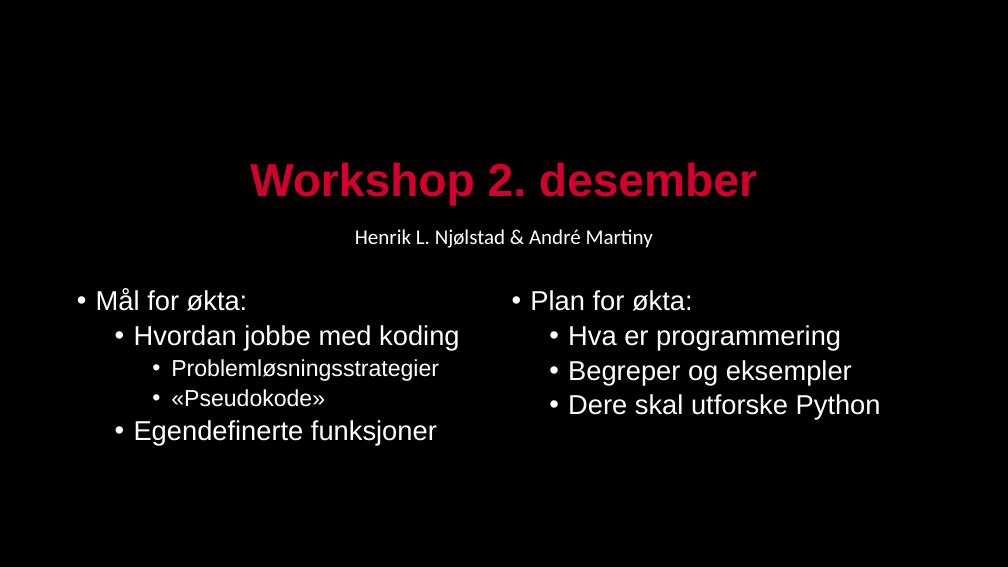
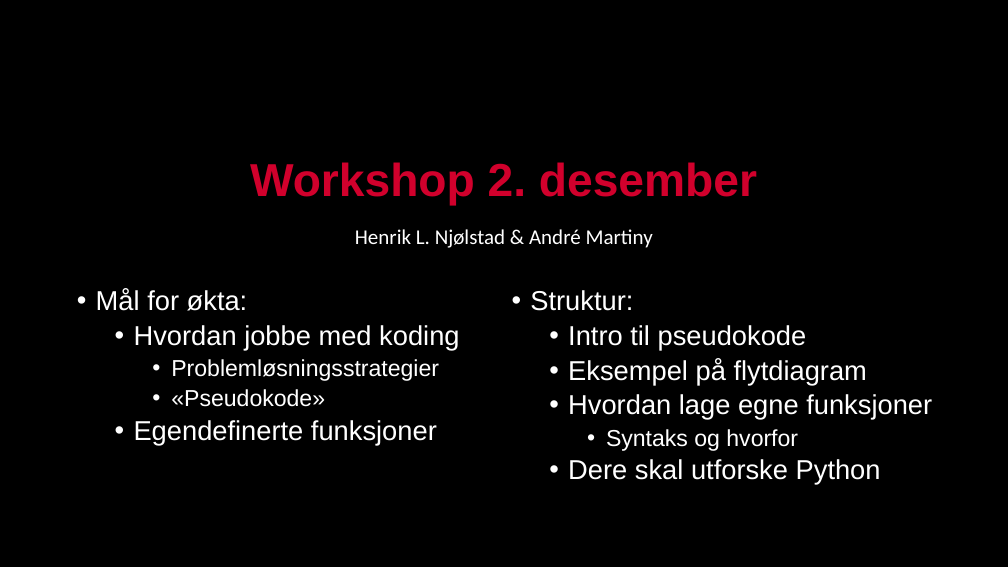
Before and after one commit to kodelaben/kodelaben.github.io, a slide deck: slide 1 of _drafts/Oppgaver/Workshop/Workshop_2PP.pptx. Drawn at 1008x567 pixels with LibreOffice and Linux fonts; fonts in the diff are those of the drawing; background and template pictures are left out. Boxes give left, top, right and bottom in pixels: in the first picture for what was removed or moved away, otherwise in the second. Text is boxed around its words. In the diff, an @@ line names an element or a change of style, - is before the commit and + after.

```diff
--- a/_drafts/Oppgaver/Workshop/Workshop_2PP.pptx
+++ b/_drafts/Oppgaver/Workshop/Workshop_2PP.pptx
@@ text at bbox=[530, 290, 932, 451]: text changed @@
-• Plan for økta:
-  • Hva er programmering
-  • Begreper og eksempler
+• Struktur:
+  • Intro til pseudokode
+  • Eksempel på flytdiagram
+  • Hvordan lage egne funksjoner
+    • Syntaks og hvorfor
```
Also in this commit, not shown: 4 other slides changed, 4 other files.
